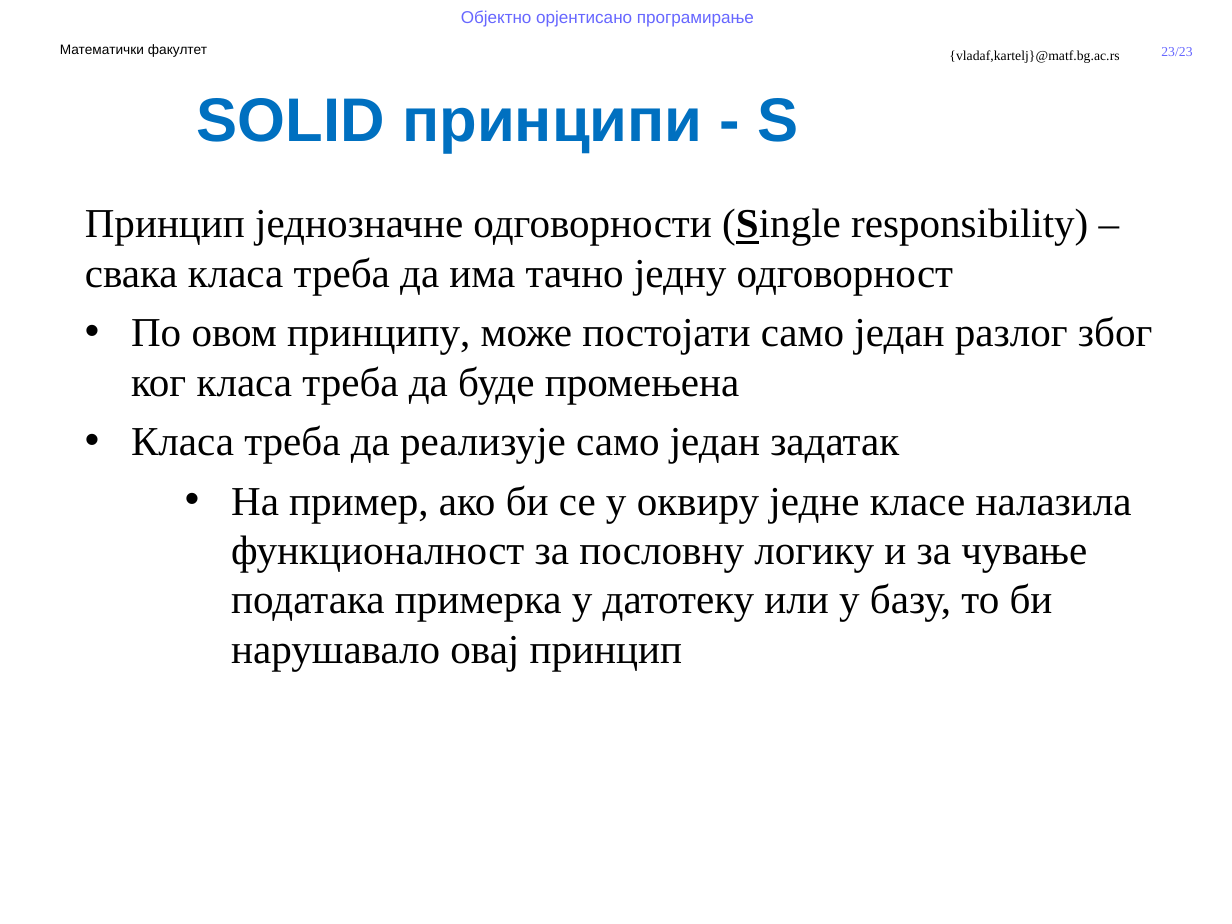
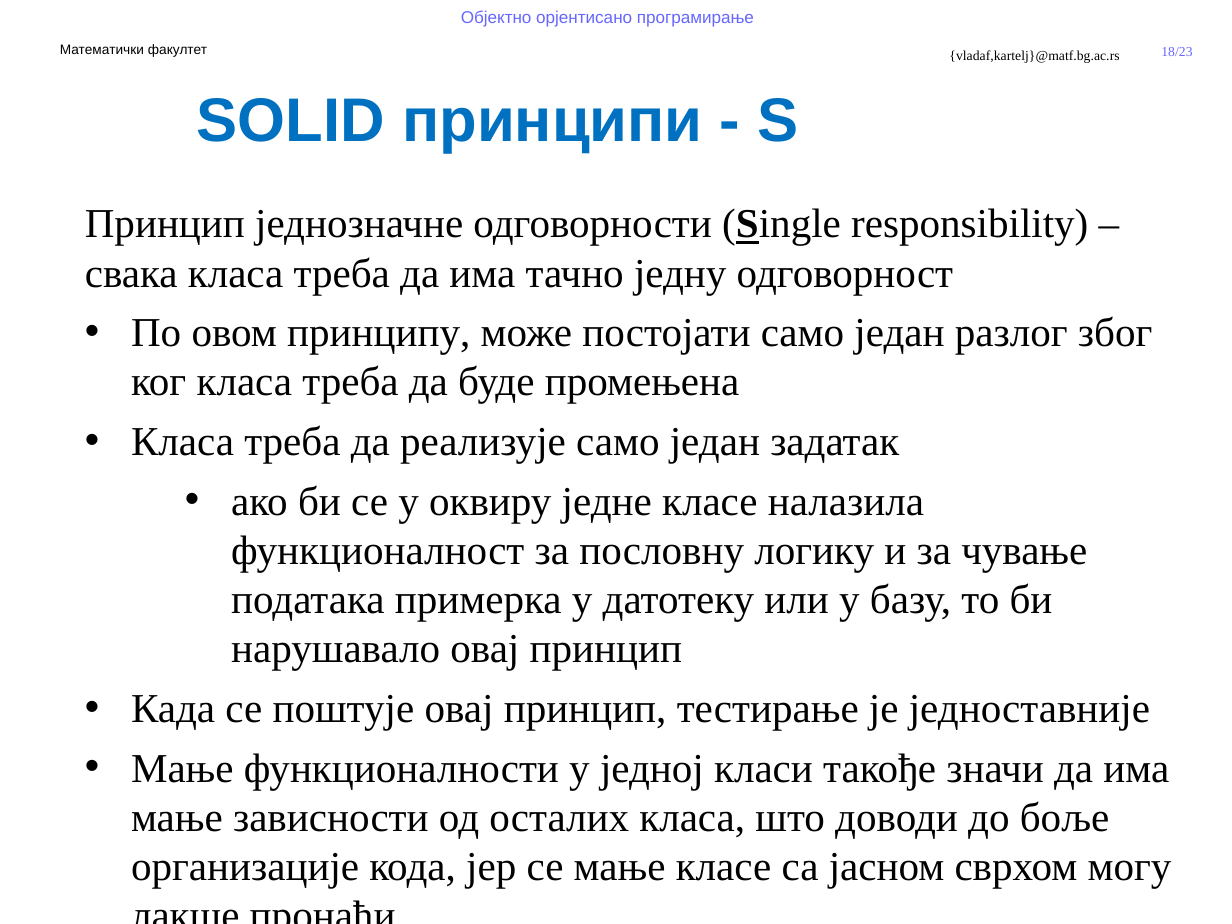
Before and after one commit to MatfOOP/OOP, a slide deck: slide 18 of predavanja/prezentacije/OOP11-Apstraktne klase i interfejsi.pptx (slide 23 before the commit). Drawn at 1232x924 pixels with LibreOffice and Linux fonts; fonts in the diff are those of the drawing; background and template pictures are left out. Boxes give left, top, right and bottom in pixels: in the first picture for what was removed or moved away, otherwise in the second. Text is boxed around its words. In the diff, an @@ line names an element or a change of style, - is before the commit and + after.

```diff
--- a/predavanja/prezentacije/OOP11-Apstraktne klase i interfejsi.pptx
+++ b/predavanja/prezentacije/OOP11-Apstraktne klase i interfejsi.pptx
@@ page number at [1161,47,1192,56]: text changed @@
-23/23
+18/23
@@ text at [131,485,1172,888]: text changed @@
-  • На пример, ако би се у оквиру једне класе налазила функционалност за пословну логику и за чување података примерка у датотеку или у базу, то би нарушавало овај принцип
+  • ако би се у оквиру једне класе налазила функционалност за пословну логику и за чување података примерка у датотеку или у базу, то би нарушавало овај принцип
+• Када се поштује овај принцип, тестирање је једноставније
+• Мање функционалности у једној класи такође значи да има мање зависности од осталих класа, што доводи до боље организације кода, јер се мање класе са јасном сврхом могу лакше пронаћи
```
Also in this commit, not shown: 1 other slide changed, 4 slides added, 6 other files.
